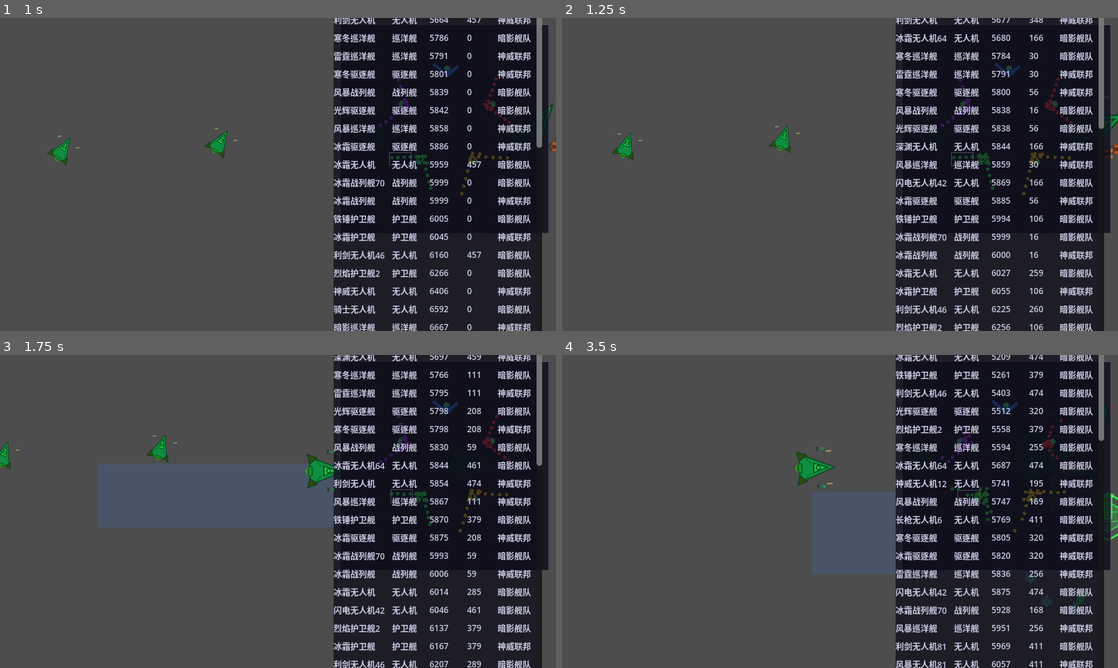
Above: before the commit, frames 1-4 (two rows, left to right).
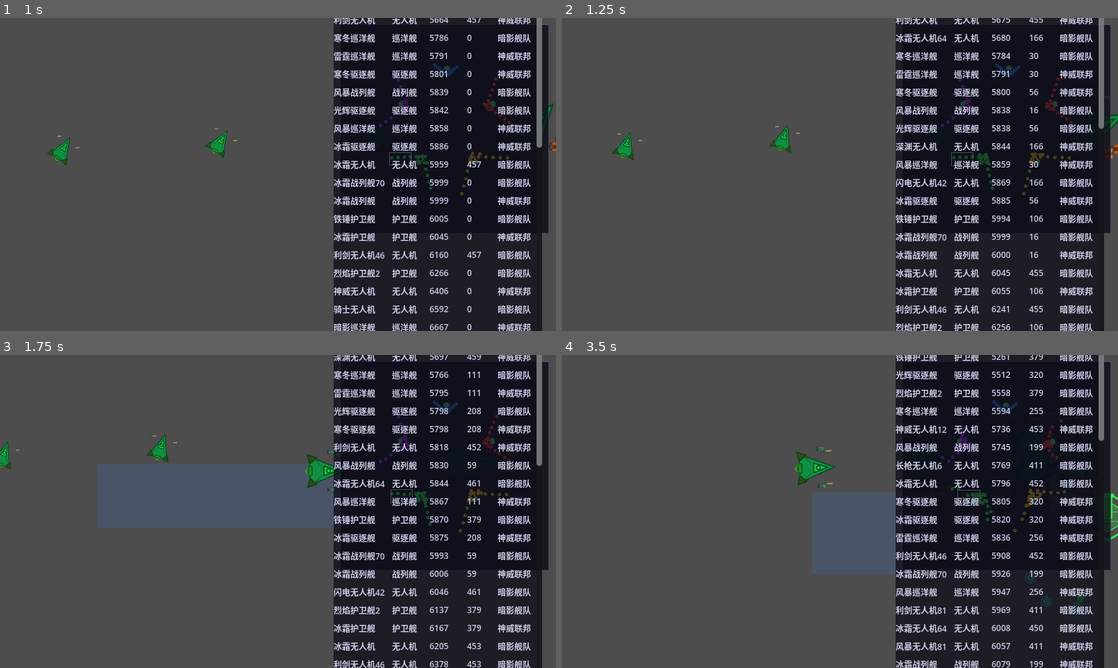
Above: after the commit, the same moments.

Repository: ZhanXuzhao/SpaceRTS
Game: Godot game, scene res://scenes/main.tscn
The game is run twice, just before and just after one commit, with the same random seed, the same clock (stepped at 60 frames per second) and the same inputs.
Inputs (mouse positions are in pixels of both pictures, inside the frame that each line leads up to):
- Up to frame 1 (1 s): tap Enter at 0.5 s; move the mouse to (400, 158) at 0.52 s; hold W from 0.53 s (still down); tap Z at 0.6 s; click (400, 158) at 0.67 s
- Up to frame 2 (1.25 s): keep holding W
- Up to frame 3 (1.75 s): release W at 1.25 s; drag from (166, 527) to (533, 464) at 1.27 s
- Up to frame 4 (3.5 s): move the mouse to (895, 442) at 2.02 s; hold W 2.03-2.75 s; tap C at 2.1 s; drag from (812, 574) to (1073, 492) at 2.77 s

Frame 1 is identical in both runs. In frame 2, 0.1% of the frame differs, in the area x 72-87%, y 0-94%; in frame 3, 2.0%; in frame 4, 5.4%, in the area x 60-100%, y 0-100%.

Commit message:
fix: AI自动索敌不再覆盖正在移动的单位
当 AI 单位的目标死亡后仍有移动惯性时，AI 控制器不应
在单位移动中途分配新目标打断其运动。此外修复了无人机
AI 在玩家移动指令下继承母舰目标的问题。

- AI 主循环索敌前增加 _is_moving 检查，避免打断移动中的单位
- 无人机 AI 继承母舰目标时同样增加 _is_moving 检查

Diff:
--- a/scripts/ai_controller.gd
+++ b/scripts/ai_controller.gd
@@ -104,6 +104,9 @@
 
 		# 4. 索敌（优先分配集火目标，其次按优先级选择）
 		if unit._current_target == null:
+			# 单位正在移动中（_is_moving=true 且无目标）时不打断
+			if unit._is_moving:
+				continue
 			if focus_target != null and is_instance_valid(focus_target) and focus_target.hull > 0:
 				unit.attack_target(focus_target)
 			else:
@@ -190,7 +193,8 @@
 
 	if is_instance_valid(mothership._current_target) and mothership._current_target.hull > 0:
 		var orbiting_home = (unit._orbit_target_unit == mothership)
-		if unit._current_target == null or orbiting_home:
+		# 无人机正在执行玩家移动指令时不继承母舰目标
+		if (unit._current_target == null or orbiting_home) and not unit._is_moving:
 			unit._current_target = mothership._current_target
 			unit._is_orbit = false
 	elif unit._current_target == null and not unit._is_moving and not unit._is_orbit:
